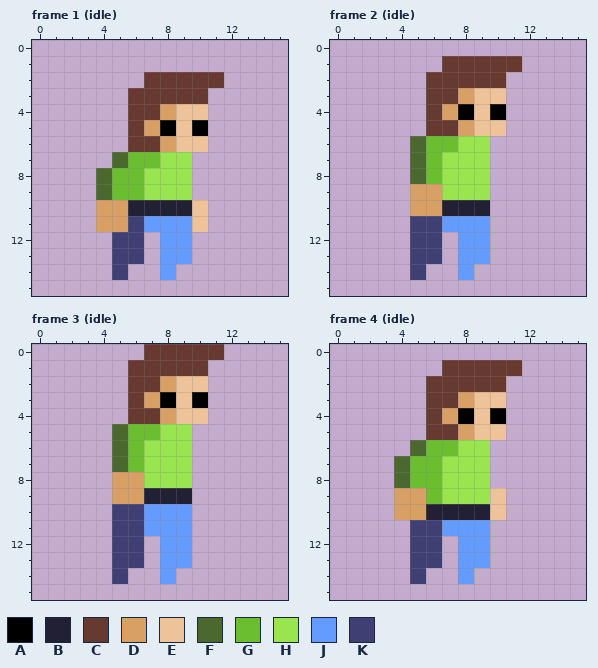
One commit to this pixel-art file: base_platformer/assets/player.aseprite. This is how it looked before the edit.
16x16 pixels, 16 frames. Shown: frame 1 (idle), frame 2 (idle), frame 3 (idle), frame 4 (idle). The commit also changed other frames, which this record leaves out.
Palette (. is transparent): A #000000  B #222034  C #663931  D #d9a066  E #eec39a  F #4b692f  G #6abe30  H #99e550  J #639bff  K #3f3f74
Pixels before, frame 1 (idle), first column x 4:
 2 ...CCCCC
 3 ..CCCCC.
 4 ..CCDEE.
 5 ..CDAEA.
 6 ..CCDEE.
 7 .FGGHH..
 8 FGGHHH..
 9 FGGHHH..
10 DDBBBBE.
11 DDKJJJE.
12 .KK.JJ..
13 .KK.JJ..
14 .K..J...
Pixels before, frame 2 (idle), first column x 5:
 1 ..CCCCC
 2 .CCCCC.
 3 .CCDEE.
 4 .CDAEA.
 5 .CCDEE.
 6 FGGHH..
 7 FGHHH..
 8 FGHHH..
 9 DDHHH..
10 DDBBB..
11 KKJJJ..
12 KK.JJ..
13 KK.JJ..
14 K..J...
Pixels before, frame 3 (idle), first column x 5:
 0 ..CCCCC
 1 .CCCCC.
 2 .CCDEE.
 3 .CDAEA.
 4 .CCDEE.
 5 FGGHH..
 6 FGHHH..
 7 FGHHH..
 8 DDHHH..
 9 DDBBB..
10 KKJJJ..
11 KKJJJ..
12 KK.JJ..
13 KK.JJ..
14 K..J...
Pixels before, frame 4 (idle), first column x 4:
 1 ...CCCCC
 2 ..CCCCC.
 3 ..CCDEE.
 4 ..CDAEA.
 5 ..CCDEE.
 6 .FGGHH..
 7 FGGHHH..
 8 FGGHHH..
 9 DDGHHHE.
10 DDBBBBE.
11 .KKJJJ..
12 .KK.JJ..
13 .KK.JJ..
14 .K..J...
After:
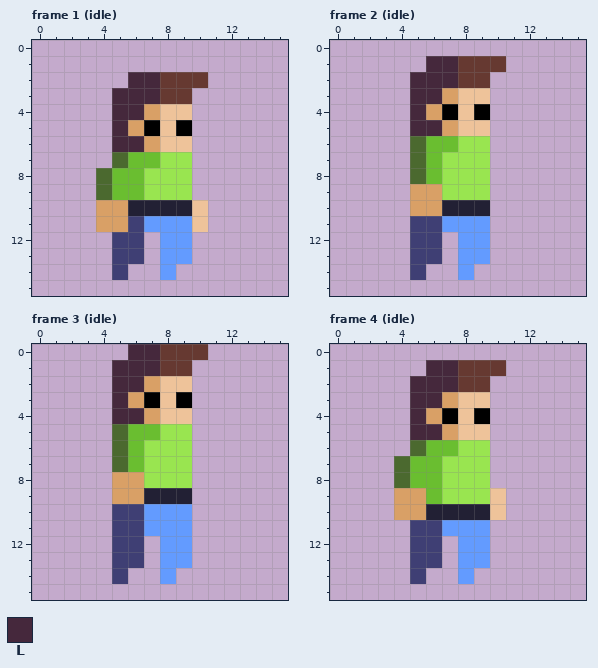
Colours new in this view: L #45283c
The edit:
Frame 1 (idle):
The edit turns colour D into colour A in row 5 at x 7.
The edit turns colour E into colour A in row 5 at x 9.
The edit turns colour C into colour D in row 4 at x 7; in row 5 at x 6; in row 6 at x 7.
The edit turns colour A into colour E in row 5 at x 8.
The edit turns colour D into colour E in row 4 at x 8; in row 6 at x 8.
There is now colour L in row 2 at x 6; in rows 3 to 6 at x 5.
The edit turns colour C into colour L in row 2 at x 7; in row 3 at x 6 to 7; in row 4 at x 6; in row 6 at x 6.
The edit erases colour A in row 5 at x 10.
The edit erases colour C in row 2 at x 11; in row 3 at x 10.
The edit erases colour E in row 4 at x 10; in row 6 at x 10.
Frame 2 (idle):
The edit turns colour D into colour A in row 4 at x 7.
The edit turns colour E into colour A in row 4 at x 9.
The edit turns colour C into colour D in row 3 at x 7; in row 4 at x 6; in row 5 at x 7.
The edit turns colour A into colour E in row 4 at x 8.
The edit turns colour D into colour E in row 3 at x 8; in row 5 at x 8.
There is now colour L in row 1 at x 6; in rows 2 to 5 at x 5.
The edit turns colour C into colour L in row 1 at x 7; in row 2 at x 6 to 7; in row 3 at x 6; in row 5 at x 6.
The edit erases colour A in row 4 at x 10.
The edit erases colour C in row 1 at x 11; in row 2 at x 10.
The edit erases colour E in row 3 at x 10; in row 5 at x 10.
Frame 3 (idle):
The edit turns colour D into colour A in row 3 at x 7.
The edit turns colour E into colour A in row 3 at x 9.
The edit turns colour C into colour D in row 2 at x 7; in row 3 at x 6; in row 4 at x 7.
The edit turns colour A into colour E in row 3 at x 8.
The edit turns colour D into colour E in row 2 at x 8; in row 4 at x 8.
There is now colour L in row 0 at x 6; in rows 1 to 4 at x 5.
The edit turns colour C into colour L in row 0 at x 7; in row 1 at x 6 to 7; in row 2 at x 6; in row 4 at x 6.
The edit erases colour A in row 3 at x 10.
The edit erases colour C in row 0 at x 11; in row 1 at x 10.
The edit erases colour E in row 2 at x 10; in row 4 at x 10.
Frame 4 (idle): the same change as frame 2 (idle)
